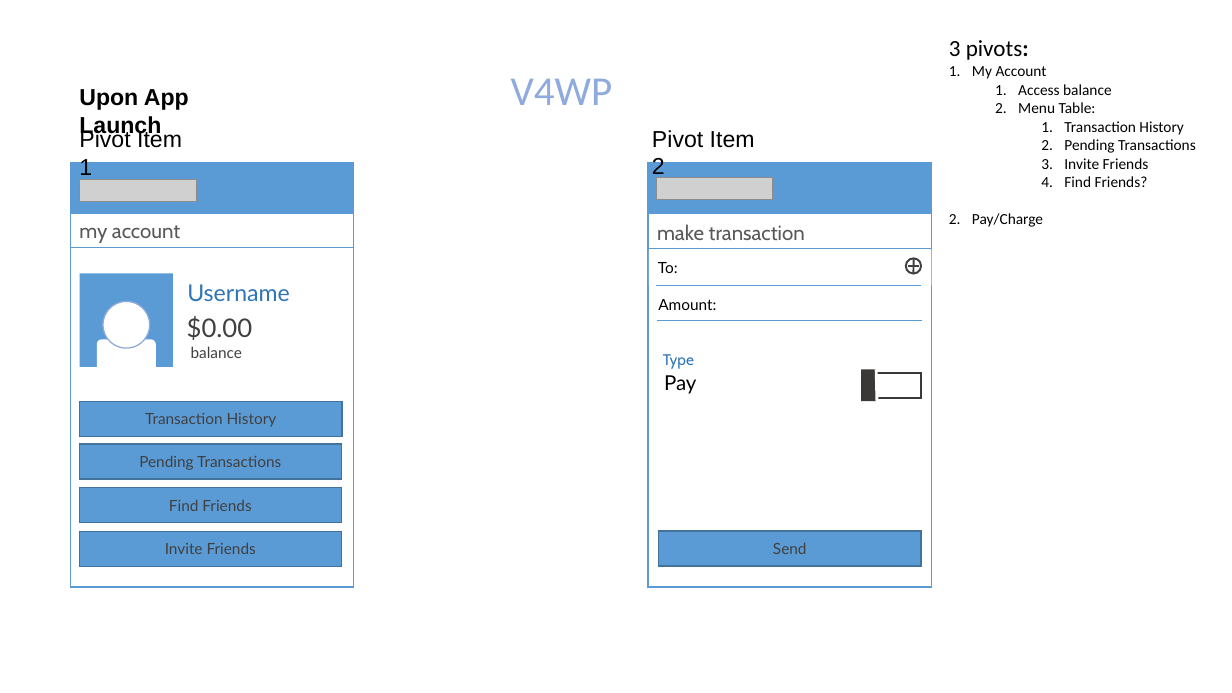
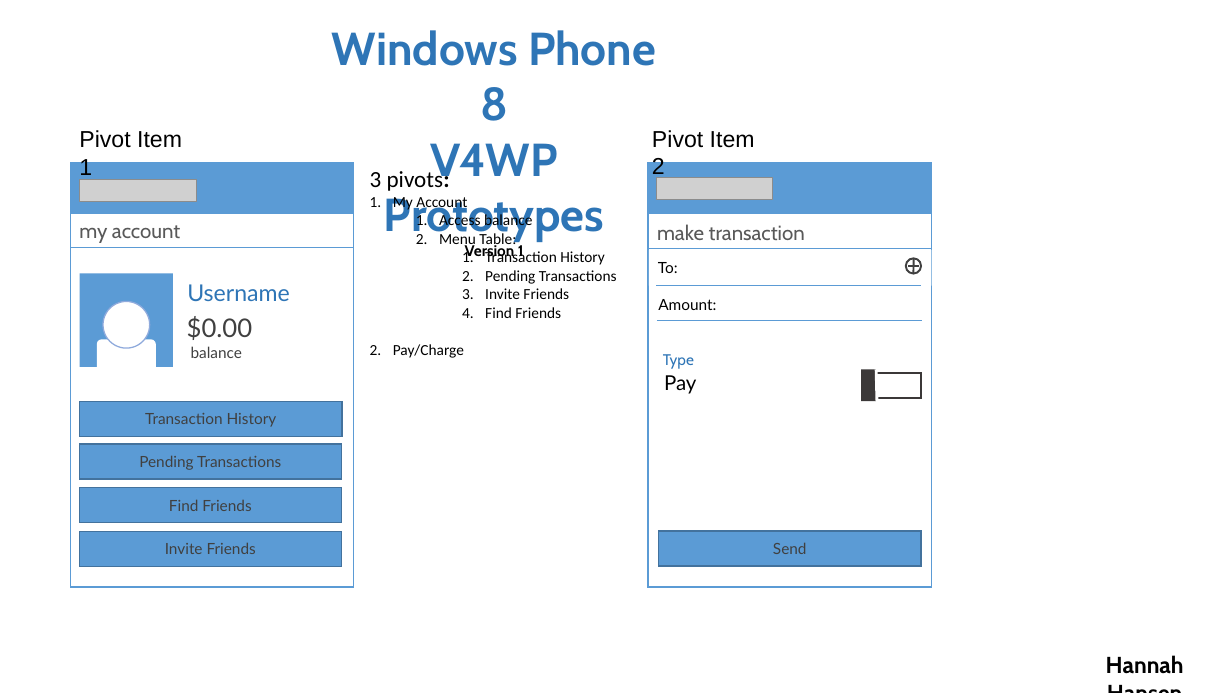
Before and after one commit to cassidoo/V4WP, a slide deck: slide 1 of Prototypes.pptx. Drawn at 1232x693 pixels with LibreOffice and Linux fonts; fonts in the diff are those of the drawing; grey boxes stand for pictures. Boxes give left, top, right and bottom in pixels: in the first picture for what was removed or moved away, otherwise in the second. Text is boxed around its words. In the diff, an @@ line names an element or a change of style, - is before the commit and + after.

```diff
--- a/Prototypes.pptx
+++ b/Prototypes.pptx
@@ text at (332,30,656,260): text changed; size 32 to 36 pt; font Calibri to Cabin; text colour #8FAADC to #2E75B6; bold on @@
-V4WP
+Windows Phone 8
+V4WP Prototypes
+Version 1
@@ text removed at (79,89,189,139) @@
-Upon App Launch
@@ text "3 pivots:": place and size @@
-text "3 pivots:" at (949,40,1196,227)
+text "3 pivots:" at (370,167,617,358)
@@ text at (485,307,561,318): text changed @@
-    4. Find Friends?
+    4. Find Friends
@@ text added at (1106,655,1184,674), 18 pt, text #000000, bold @@
+Hannah Hansen
```
Also in this commit, not shown: 1 slide added, 23 other files.
